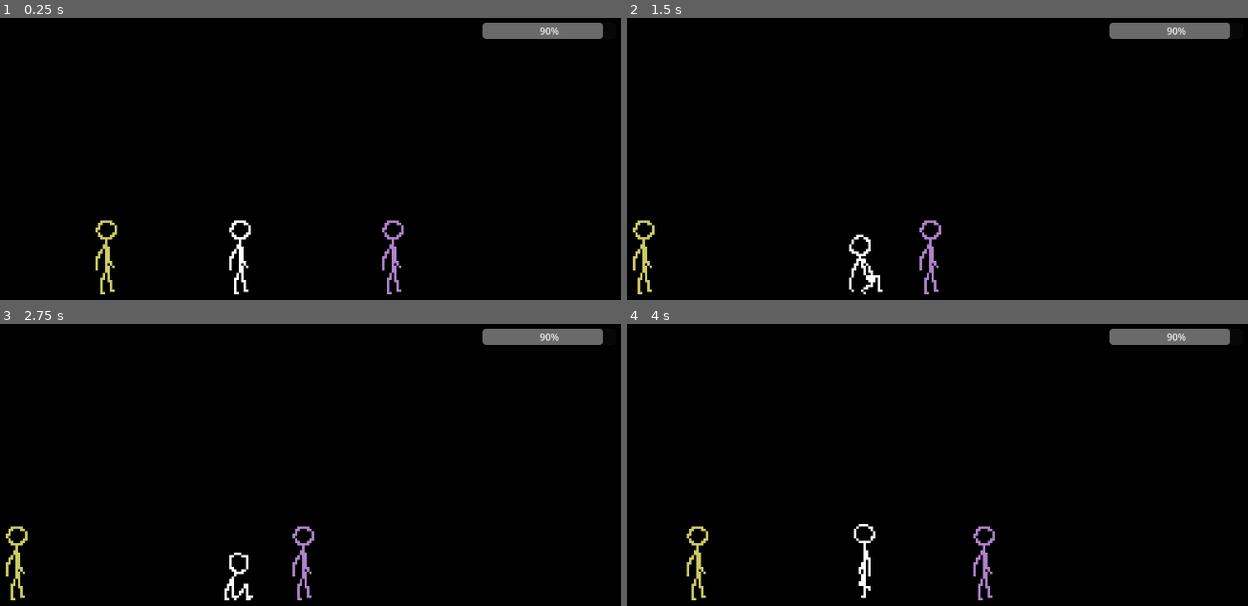
Above: before the commit, frames 1-4 (two rows, left to right).
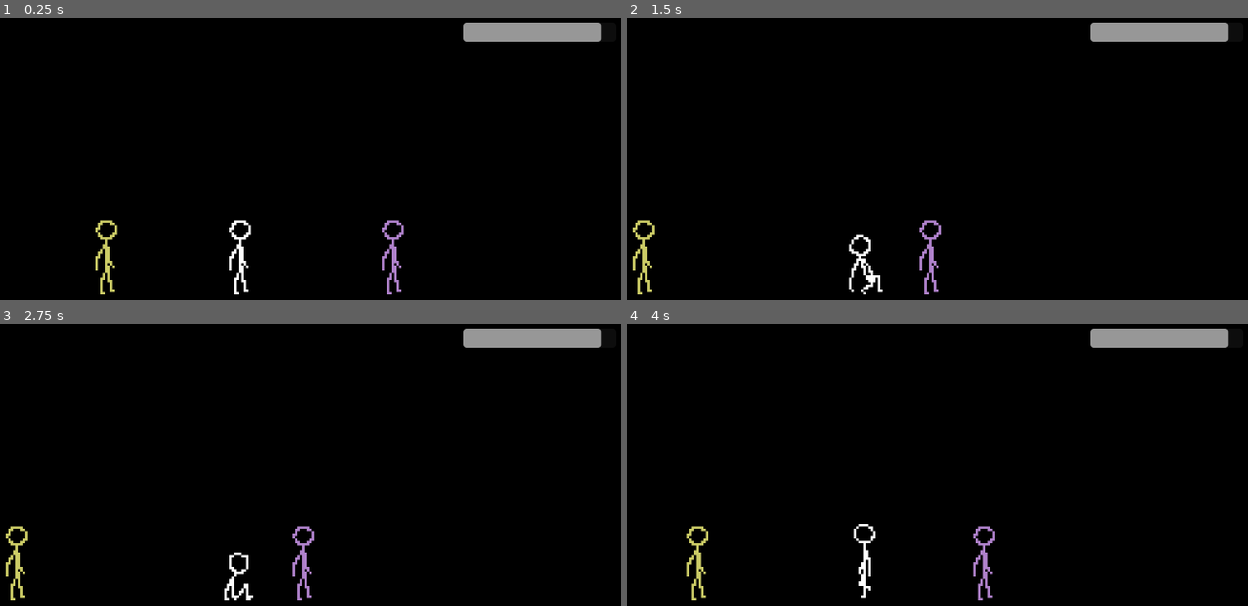
Above: after the commit, the same moments.

Repository: Fuzzlewuzzlekins/lysander-gdscript
Game: Godot game, scene res://test_scene.tscn
Same seed, same stepped clock (60 frames per second), same inputs: the game is played once before the commit and once after it.
Inputs:
- Up to frame 1 (0.25 s): no input
- Up to frame 2 (1.5 s): tap Enter at 0.5 s; hold Right (move_right) 0.53-1.28 s; tap E (interact) at 0.6 s; hold Down (sit_down) from 1.28 s (still down); tap Shift (toggle_sit) at 1.35 s
- Up to frame 3 (2.75 s): tap Space at 2 s; release Down (sit_down) at 2.03 s; hold Right (move_right) from 2.03 s (still down); tap E (interact) at 2.1 s
- Up to frame 4 (4 s): tap Enter at 2.75 s; release Right (move_right) at 2.78 s; hold Up (stand_up) 2.78-3.53 s; tap Shift (toggle_sit) at 2.85 s; tap Space at 3.5 s; hold Left (move_left) from 3.53 s (still down); tap E (interact) at 3.6 s

The runs differ from the first frame. In frame 1, 1.5% of the frame differs, in the area x 74-98%, y 1-9%; in frame 2, 1.5%; in frame 3, 1.5%; in frame 4, 1.5%.

Commit message:
Flash warning animation before task turn-in

Diff:
--- a/hud.gd
+++ b/hud.gd
@@ -1,9 +1,12 @@
 extends CanvasLayer
 
 @export var task_fade_speed: float = 1.0
+var task_current_warning: CheckBox
+var task_warn_tween: Tween
 
 func _ready() -> void:
-	$TopRightPanel/EnergyBar.value = Gamestate.current_energy
+	$TopRightPanel/EnergyBarBase.value = Gamestate.current_energy
+	$TopRightPanel/EnergyBarBase/EnergyBarOverlay.value = Gamestate.current_energy
 
 
 func _on_npc_assign(task: CheckBox) -> void:
@@ -20,7 +23,13 @@
 	if Gamestate.current_energy > task.energy_cost:
 		# Spend energy
 		Gamestate.current_energy -= task.energy_cost
-		$TopRightPanel/EnergyBar.value = Gamestate.current_energy
+		$TopRightPanel/EnergyBarBase.value = Gamestate.current_energy
+		$TopRightPanel/EnergyBarBase.self_modulate = Color.WHITE
+		$TopRightPanel/EnergyBarBase/EnergyBarOverlay.value = Gamestate.current_energy
+		task_current_warning = null
+		if task_warn_tween:
+			task_warn_tween.kill()
+			task_warn_tween = null
 		# Clear task
 		Gamestate.active_tasks.erase(task)
 		task.button_pressed = true
@@ -28,4 +37,34 @@
 		var tween = get_tree().create_tween().chain()
 		tween.tween_interval(0.5)
 		tween.tween_property(task, "modulate:a", 0, task_fade_speed)
-		tween.tween_callback(queue_free)
+		tween.tween_callback(task.queue_free)
+
+
+func _on_npc_turn_in_warn(task: CheckBox) -> void:
+	task_current_warning = task
+	if task.energy_cost > 0:
+		# If the task cost is > 0, flash the base and shorten the overlay.
+		$TopRightPanel/EnergyBarBase/EnergyBarOverlay.value -= task.energy_cost
+		task_warn_tween = get_tree().create_tween().set_loops()
+		task_warn_tween.tween_property($TopRightPanel/EnergyBarBase, "self_modulate:a", 0.0, 0.5)
+		task_warn_tween.tween_property($TopRightPanel/EnergyBarBase, "self_modulate:a", 1.0, 0.5)
+		if task.energy_cost > Gamestate.current_energy:
+			$TopRightPanel/EnergyBarBase.self_modulate = Color.RED
+	elif task.energy_cost < 0:
+		# If the task cost is < 0 (a recovery), extend the base and flash it GREEN.
+		$TopRightPanel/EnergyBarBase.value -= task.energy_cost
+		task_warn_tween = get_tree().create_tween().set_loops()
+		task_warn_tween.tween_property($TopRightPanel/EnergyBarBase, "self_modulate:a", 0.0, 0.5)
+		task_warn_tween.tween_property($TopRightPanel/EnergyBarBase, "self_modulate:a", 1.0, 0.5)
+		$TopRightPanel/EnergyBarBase.self_modulate = Color.GREEN
+
+
+func _on_npc_turn_in_unwarn(task: CheckBox) -> void:
+	if task_current_warning == task:
+		task_current_warning = null
+		$TopRightPanel/EnergyBarBase.value = Gamestate.current_energy
+		$TopRightPanel/EnergyBarBase.self_modulate = Color.WHITE
+		$TopRightPanel/EnergyBarBase/EnergyBarOverlay.value = Gamestate.current_energy
+		if task_warn_tween:
+			task_warn_tween.kill()
+			task_warn_tween = null
--- a/hud.tscn
+++ b/hud.tscn
@@ -9,14 +9,22 @@
 anchors_preset = 1
 anchor_left = 1.0
 anchor_right = 1.0
-offset_left = -232.0
+offset_left = -264.0
 offset_top = 8.0
 offset_right = -8.0
 offset_bottom = 70.0
 grow_horizontal = 0
 
-[node name="EnergyBar" type="ProgressBar" parent="TopRightPanel"]
+[node name="EnergyBarBase" type="ProgressBar" parent="TopRightPanel"]
+custom_minimum_size = Vector2(0, 32)
 layout_mode = 2
+show_percentage = false
+
+[node name="EnergyBarOverlay" type="ProgressBar" parent="TopRightPanel/EnergyBarBase"]
+layout_mode = 0
+offset_right = 256.0
+offset_bottom = 32.0
+show_percentage = false
 
 [node name="TaskList" type="VBoxContainer" parent="TopRightPanel"]
 layout_mode = 2
--- a/npc.gd
+++ b/npc.gd
@@ -2,6 +2,8 @@
 
 signal assign(task: CheckBox)
 signal turn_in(task: CheckBox)
+signal turn_in_warn(task: CheckBox)
+signal turn_in_unwarn(task: CheckBox)
 
 @export var target_player: Area2D
 @export var dullness: float = 0.8
@@ -41,9 +43,19 @@
 	if self == area:
 		var tween = get_tree().create_tween()
 		tween.tween_property(self, "modulate:a", 1.0, 0.2)
+		# Check if I am a turn-in point for any tasks
+		for i in range(Gamestate.active_tasks.size()):
+			var task = Gamestate.active_tasks.get(i)
+			if task.turn_in == self:
+				turn_in_warn.emit(task)
 
 
 func _on_player_unhighlight(area: Area2D) -> void:
 	if self == area:
 		var tween = get_tree().create_tween()
 		tween.tween_property(self, "modulate:a", dullness, 0.2)
+		# Check if I am a turn-in point for any tasks
+		for i in range(Gamestate.active_tasks.size()):
+			var task = Gamestate.active_tasks.get(i)
+			if task.turn_in == self:
+				turn_in_unwarn.emit(task)
--- a/test_scene.tscn
+++ b/test_scene.tscn
@@ -19,6 +19,7 @@
 
 [node name="Task" parent="NPC" node_paths=PackedStringArray("turn_in") instance=ExtResource("2_sasra")]
 text = "Go talk to the yellow guy"
+energy_cost = 50
 turn_in = NodePath("../../NPC2")
 
 [node name="NPC2" parent="." node_paths=PackedStringArray("target_player") instance=ExtResource("2_ia1lp")]
@@ -39,6 +40,8 @@
 
 [connection signal="assign" from="NPC" to="HUD" method="_on_npc_assign"]
 [connection signal="turn_in" from="NPC2" to="HUD" method="_on_npc_turn_in"]
+[connection signal="turn_in_unwarn" from="NPC2" to="HUD" method="_on_npc_turn_in_unwarn"]
+[connection signal="turn_in_warn" from="NPC2" to="HUD" method="_on_npc_turn_in_warn"]
 [connection signal="highlight" from="Player" to="NPC" method="_on_player_highlight"]
 [connection signal="highlight" from="Player" to="NPC2" method="_on_player_highlight"]
 [connection signal="interact" from="Player" to="NPC" method="_on_player_interact"]
